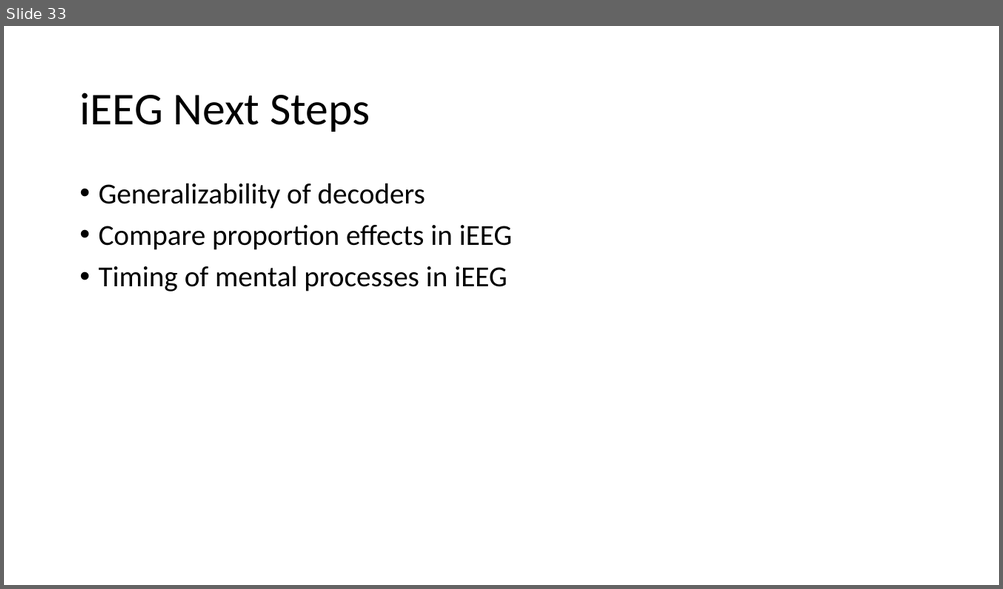
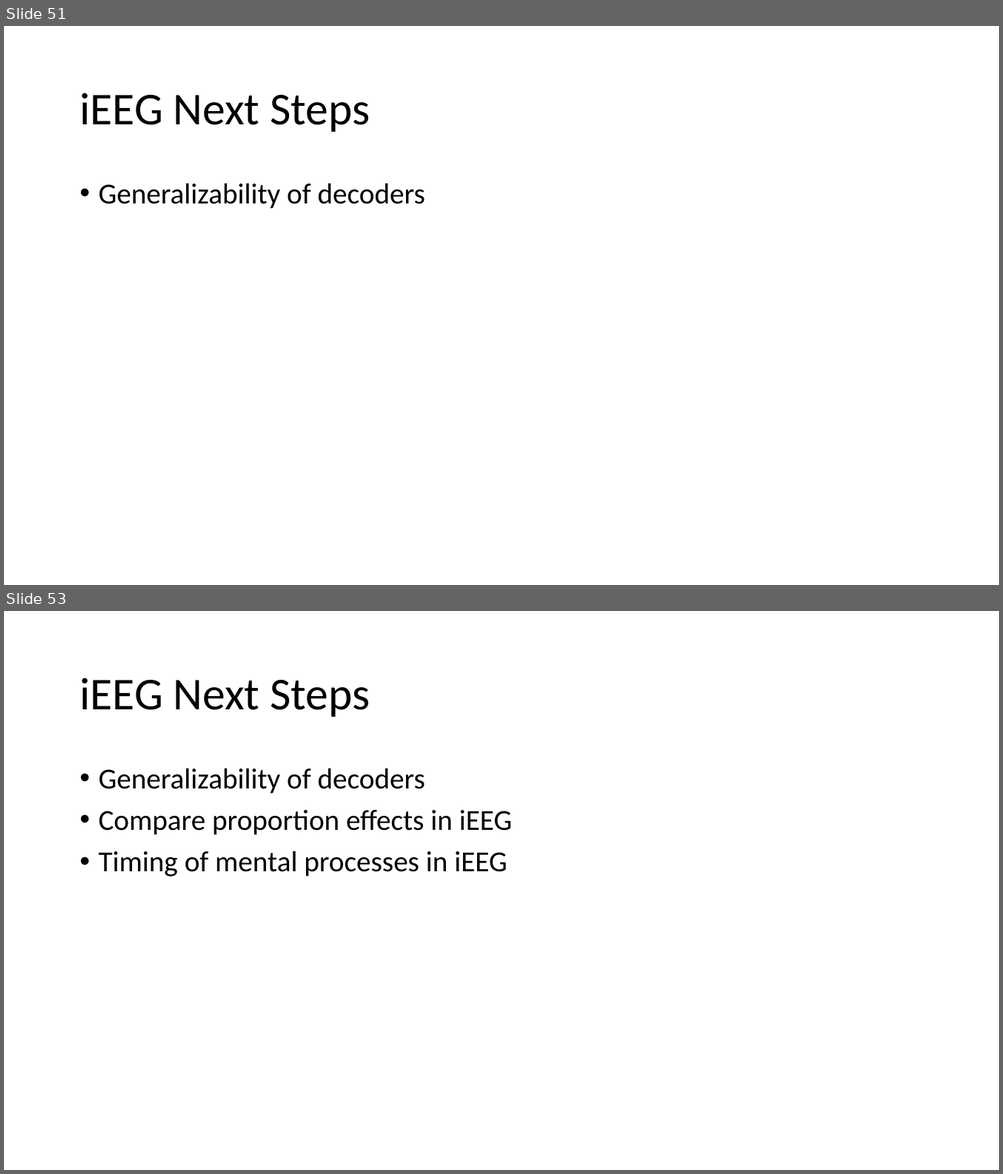
Before and after one commit to jimzhang629/third_year_talk, a slide deck: thirdYearTalk_JZ1.pptx. Shown one above the other, each under a label of ours: slide 33 before the commit, slides 51 and 53 after it; the slides between them are not shown. The pictures are 1003x589 and 1003x1174 pixels, drawn with LibreOffice and Linux fonts; fonts in the diff are those of the drawing. Boxes give left, top, right and bottom in pixels: in the first picture for what was removed or moved away, otherwise in the second. Text is boxed around its words. In the diff, an @@ line names an element or a change of style, - is before the commit and + after.

```diff
--- a/thirdYearTalk_JZ1.pptx
+++ b/thirdYearTalk_JZ1.pptx
@@ slide 51 added at (4,26,999,585), background #FFFFFF @@
@@ title added at (79,93,370,132), 44 pt, text #000000 @@
+iEEG Next Steps
@@ text added at (99,183,425,209), 28 pt, text #000000 @@
+• Generalizability of decoders
@@ what was slide 33 is now slide 53 @@
```
Also in this commit, not shown: 15 slides changed, 21 other slides added, 1 slide removed.
